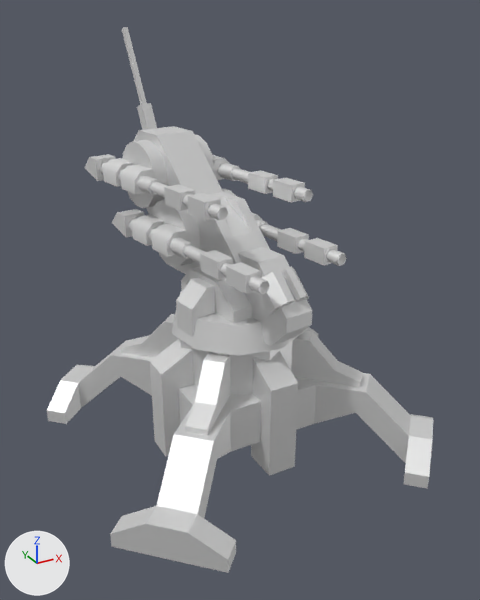
One commit to the glTF model glb/armflak.glb: the scene before it, then after it.
Before and after are seen from a 50 mm lens placed at (-39.4, -72.2, 55.9), pointed at (0.5, 0.4, 19.6). The axes (+X, +Y, +Z) are drawn at lower left. The lights are the same throughout. The older version comes first. Both versions are drawn at frame 8 of the action 'Fire_1'; the numbers are the values there.

In view in the first picture: 'barrel1', 'barrel2', 'barrel3', 'barrel4', 'base', 'xturret', 'yturret1', 'yturret2'.
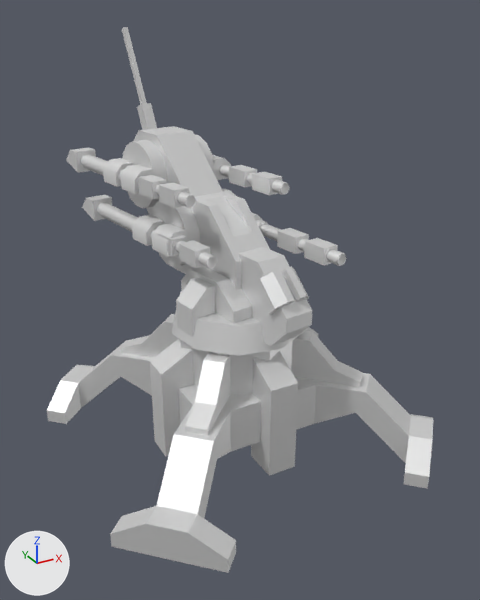
Patch to the scene script:
```diff
--- a/glb/armflak.glb.py
+++ b/glb/armflak.glb.py
@@ ob_barrel2 @@
 ob_barrel2.parent = ob_yturret1
-ob_barrel2.location = (-6.6, 0.0, 0.0)
+ob_barrel2.location = (-6.6, 10.0, 0.0)
@@ ob_barrel3 @@
 ob_barrel3.parent = ob_yturret2
-ob_barrel3.location = (-6.6, 0.0, 0.0)
+ob_barrel3.location = (-6.6, 6.667, 0.0)
@@ ob_barrel4 @@
 ob_barrel4.parent = ob_yturret2
-ob_barrel4.location = (6.5, 0.0, 0.0)
+ob_barrel4.location = (6.5, 4.444, 0.0)
```

What differs and where, as boxes [x1, y1, x2, y2] in the pictures (480 x 600 px):
'barrel2', moved
    before: [112, 209, 270, 295]
    after: [82, 195, 217, 269]
'barrel3', moved
    before: [85, 154, 228, 221]
    after: [66, 148, 196, 208]
'barrel4', moved
    before: [213, 160, 313, 203]
    after: [213, 160, 290, 195]
